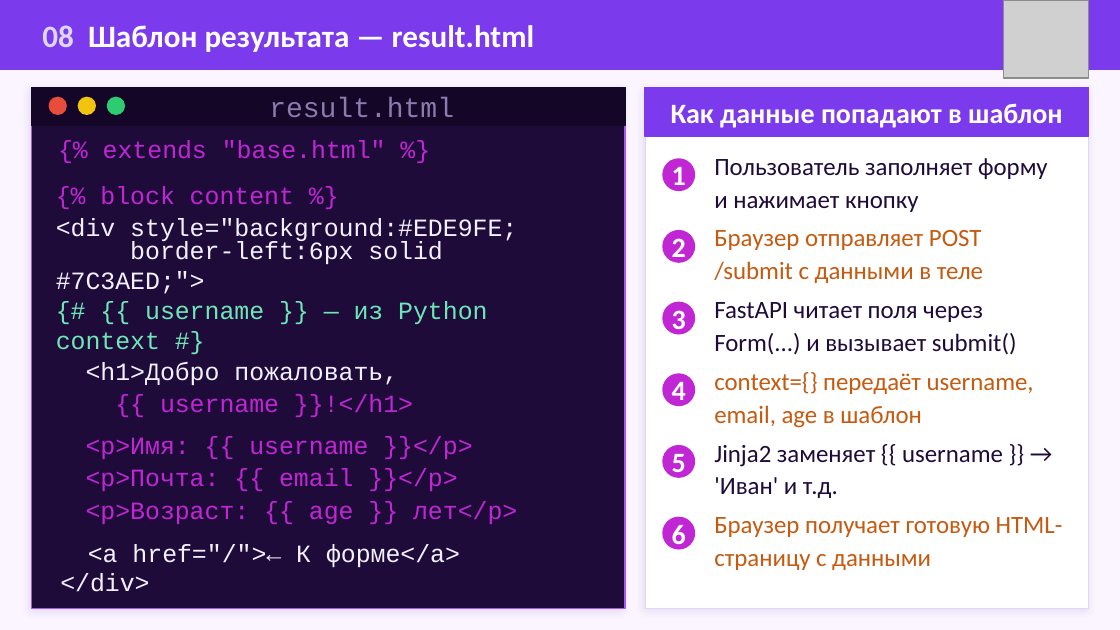
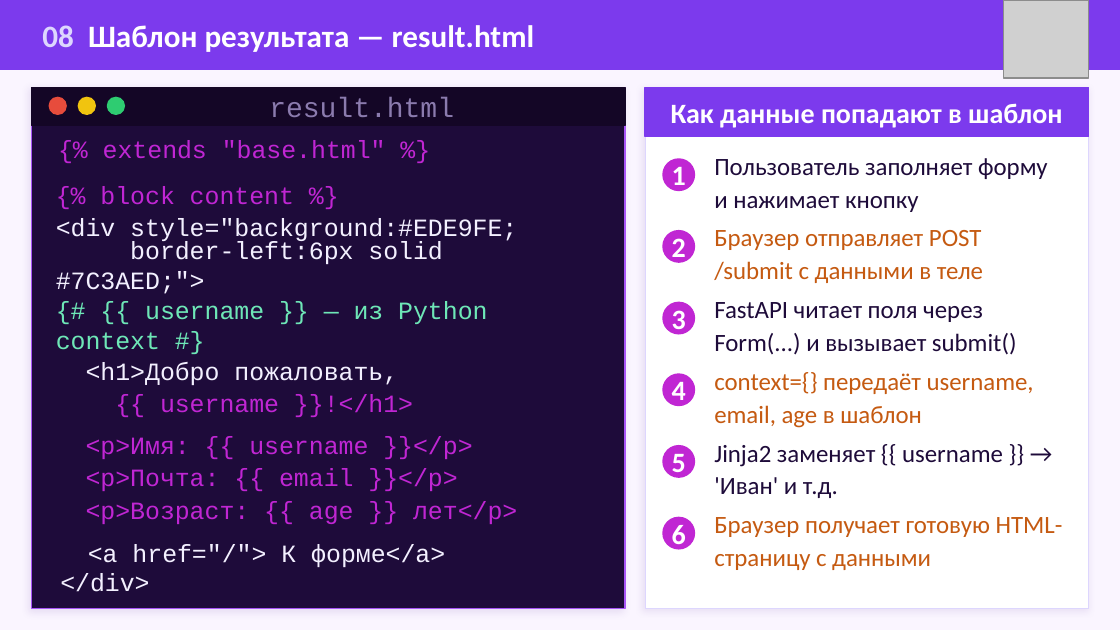
Before and after one commit to Recyavik/WEB_DEVELOPER, a slide deck: slide 8 of Lesson_03/Занятие_03_Презентация.pptx. Drawn at 1120x630 pixels with LibreOffice and Linux fonts; fonts in the diff are those of the drawing; grey boxes stand for pictures. Boxes give left, top, right and bottom in pixels: in the first picture for what was removed or moved away, otherwise in the second. Text is boxed around its words. In the diff, an @@ line names an element or a change of style, - is before the commit and + after.

```diff
--- a/Lesson_03/Занятие_03_Презентация.pptx
+++ b/Lesson_03/Занятие_03_Презентация.pptx
@@ text at (x1=88, y1=544, x2=445, y2=567): text changed @@
-<a href="/">← К форме</a>
+<a href="/"> К форме</a>
```
Also in this commit, not shown: 20 other files.
